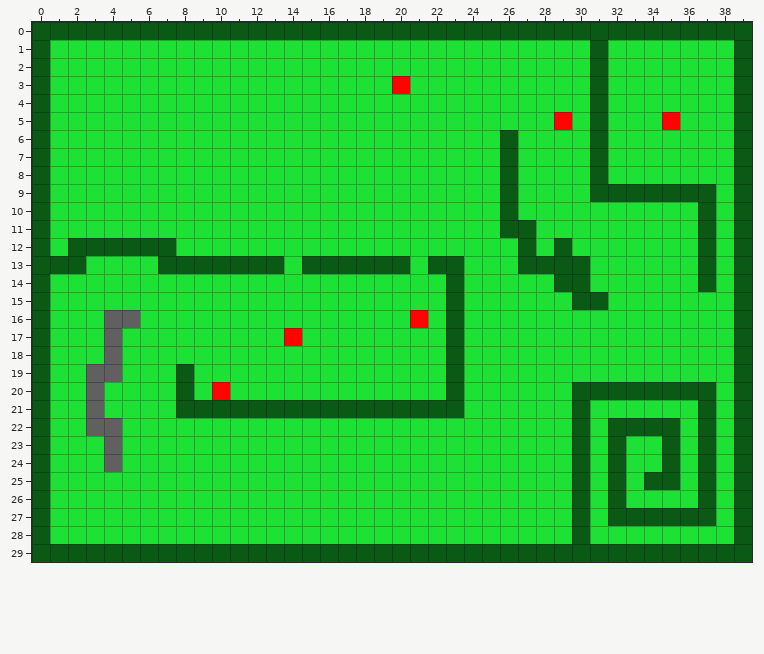
Level history. Tiled map: assets/tilemap.tmx. This is how it looked before the edit.
Cells are 32x32 px. Shown: x 0..39, y 0..29.
Now the later version:
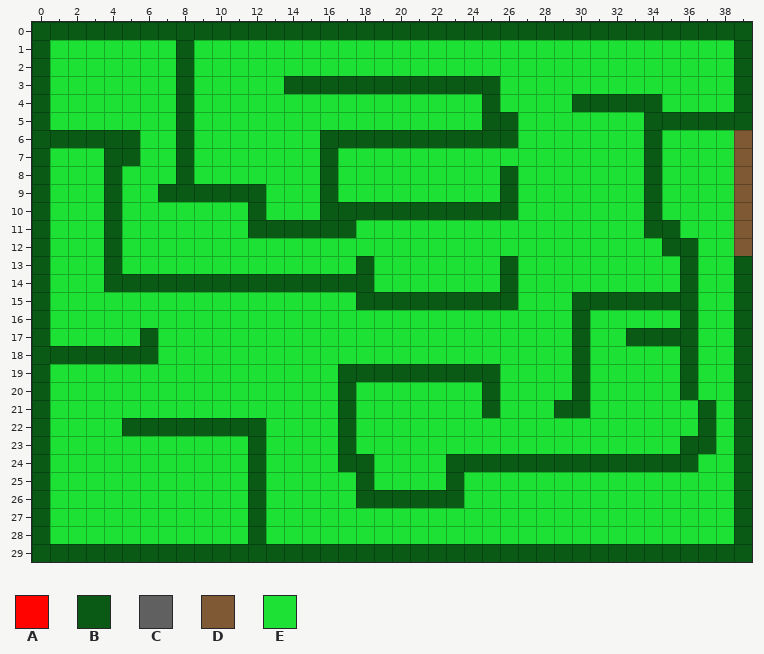
Key: from "tiles": A 1, B 2, C 3, D 4, E 16.
_ is an empty cell, . an unchanged one.
What changed:
--- layer "ground"
@@ x 1..39 @@
- 1 .......E......................B........
- 2 .......E......................B........
- 3 .......E.....EEEEEEAEEEEE.....B........
- 4 .......E................E....E.EEE.....
- 5 .......E................EE..A.B..EAEEE.
- 6 EEEEE..E.......EEEEEEEEEE.....B..E....B
- 7 ...EE..E.......E.........B....B..E....B
- 8 ...E...E.......E..............B..E....B
- 9 ...E..EEEEEE...E..............BBB.BBB.B
-10 ...E.......E...EEEEEEEEEE........E..B.B
-11 ...E.......EEEEEE........BB......EE.B.B
-12 .BB.BBB...................B.B.....EEB.B
-13 BB.E..BBBBBBB.BBB.BB.BB..EBBBB.....EB..
-14 ...EEEEEEEEEEEEEEE....B..E..BB.....EB..
-15 .................EEEEE.EEE.....EEEEE...
-16 ...CC...............A.B......E.....E...
-17 ...C.E.......A........B......E..EEEE...
-18 EEECEE................B......E.....E...
-19 ..CC...B........EEEEEE.EE....E.....E...
-20 ..C....B.A......E.....B.E.....BBBBB.B..
-21 ..C....BBBBBBBBB.BBBBBB.E...E..........
-22 ..CCEEEEEEEE....E............B.BBBB....
-23 ...C.......E....E............B.B..BE...
-24 ...C.......E....EE....EEEEEEE.E.EE.EB..
-25 ...........E.....E....E......B.B.BB.B..
-26 ...........E.....EEEEEE......B.B....B..
-27 ...........E.................B.BBBBBB..
-28 ...........E.................B.........
+ 1 .......B......................E........
+ 2 .......B......................E........
+ 3 .......B.....BBBBBBBBBBBB.....E........
+ 4 .......B................B....B.BBB.....
+ 5 .......B................BB..E.E..BBBBB.
+ 6 BBBBB..B.......BBBBBBBBBB.....E..B....D
+ 7 ...BB..B.......B.........E....E..B....D
+ 8 ...B...B.......B..............E..B....D
+ 9 ...B..BBBBBB...B..............EEE.EEE.D
+10 ...B.......B...BBBBBBBBBB........B..E.D
+11 ...B.......BBBBBB........EE......BB.E.D
+12 .EE.EEE...................E.E.....BBE.D
+13 EE.B..EEEEEEE.EEE.EE.EE..BEEEE.....BE..
+14 ...BBBBBBBBBBBBBBB....E..B..EE.....BE..
+15 .................BBBBB.BBB.....BBBBB...
+16 ...EE...............E.E......B.....B...
+17 ...E.B.......E........E......B..BBBB...
+18 BBBBBB................E......B.....B...
+19 ..EE...E........BBBBBB.BB....B.....B...
+20 ..E....E.E......B.....E.B.....EEEEE.E..
+21 ..E....EEEEEEEEE.EEEEEE.B...B..........
+22 ..EEBBBBBBBB....B............E.EEEE....
+23 ...E.......B....B............E.E..EB...
+24 ...E.......B....BB....BBBBBBB.B.BB.BE..
+25 ...........B.....B....B......E.E.EE.E..
+26 ...........B.....BBBBBB......E.E....E..
+27 ...........B.................E.EEEEEE..
+28 ...........B.................E.........
